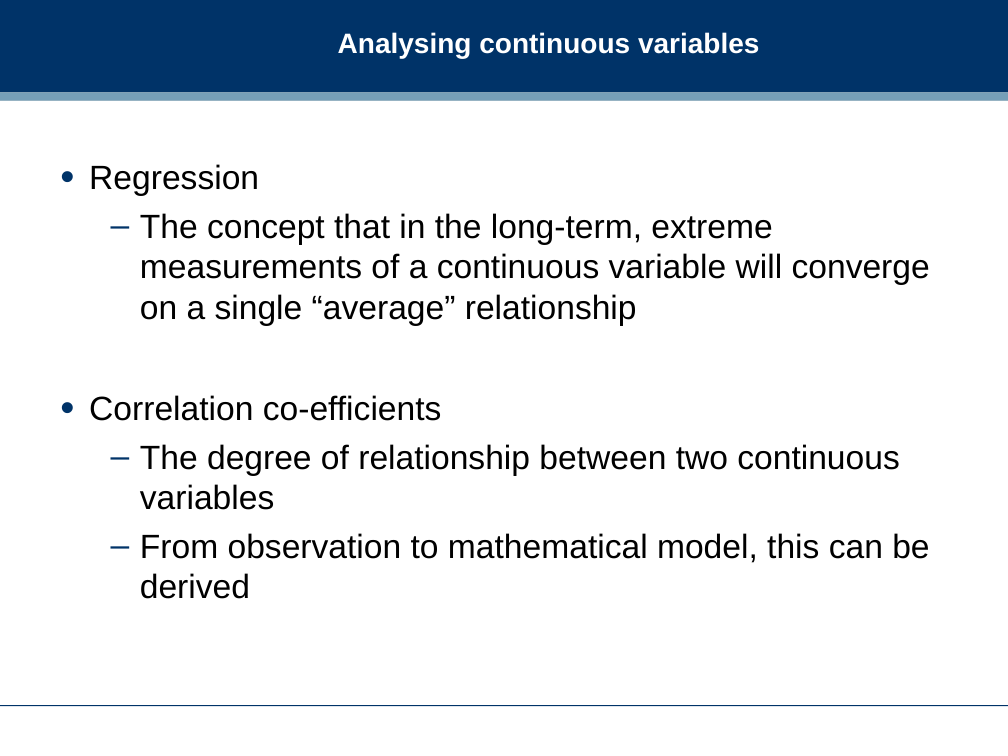
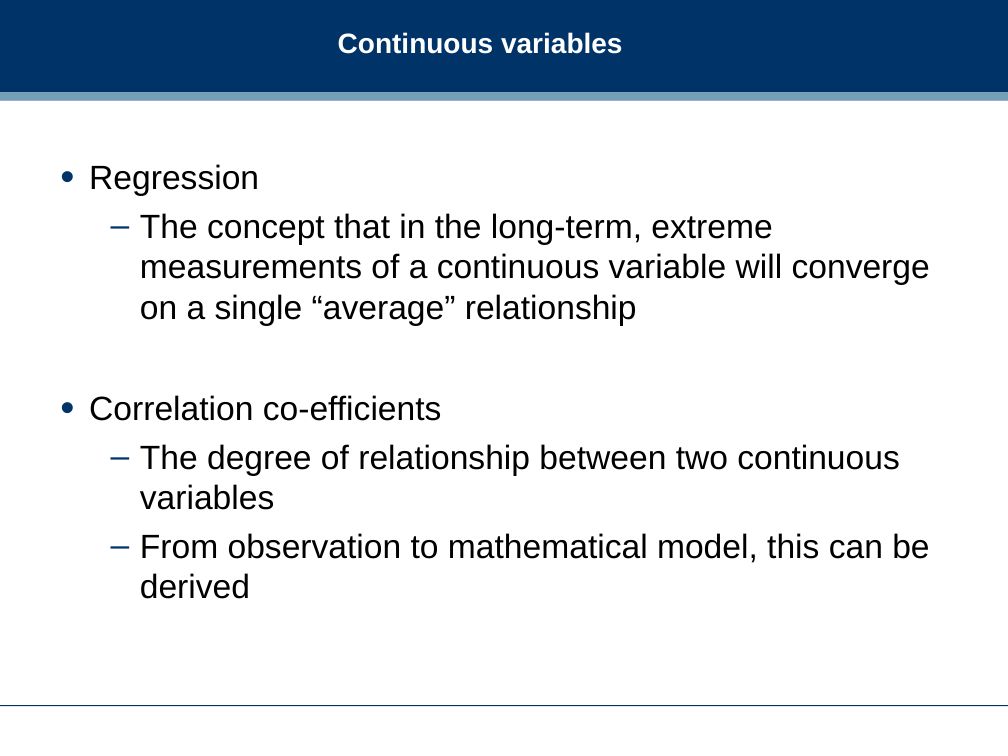
Before and after one commit to dreamind/ix, a slide deck: slide 24 of lectures/making-sense-data/bivariate-analysis.ppt (slide 23 before the commit). Drawn at 1008x756 pixels with LibreOffice and Linux fonts; fonts in the diff are those of the drawing; background and template pictures are left out. Boxes give left, top, right and bottom in pixels: in the first picture for what was removed or moved away, otherwise in the second. Text is boxed around its words. In the diff, an @@ line names an element or a change of style, - is before the commit and + after.

```diff
--- a/lectures/making-sense-data/bivariate-analysis.ppt
+++ b/lectures/making-sense-data/bivariate-analysis.ppt
@@ title at [338, 32, 622, 54]: text changed @@
-Analysing continuous variables
+Continuous variables
```
Also in this commit, not shown: 8 other slides changed, 4 slides added, 3 slides removed.
